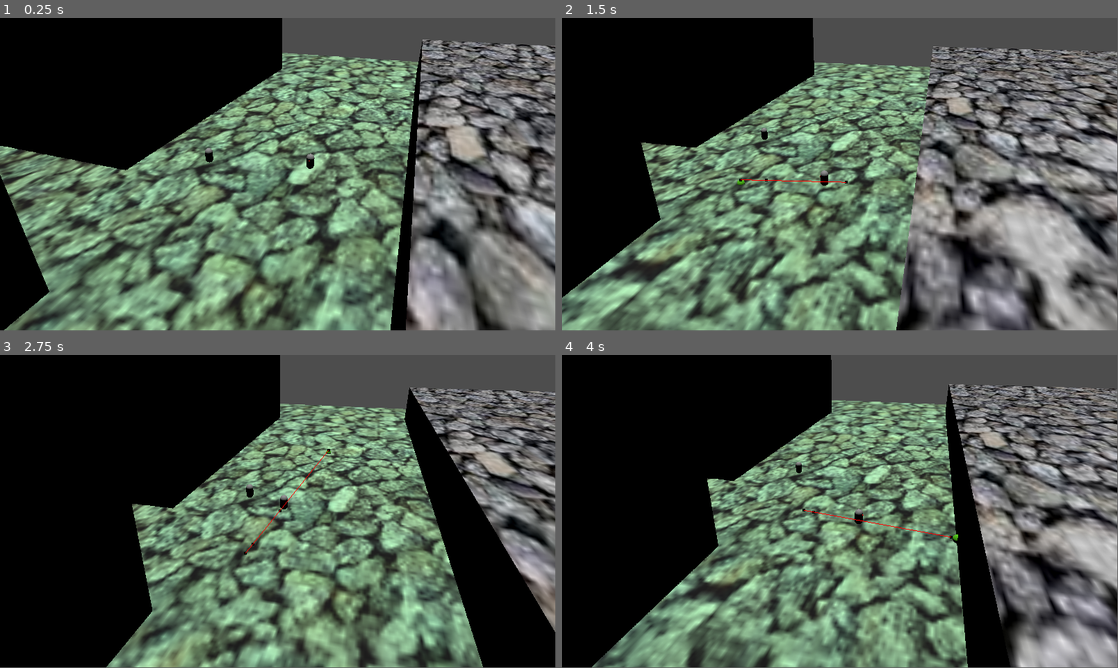
Above: before the commit, frames 1-4 (two rows, left to right).
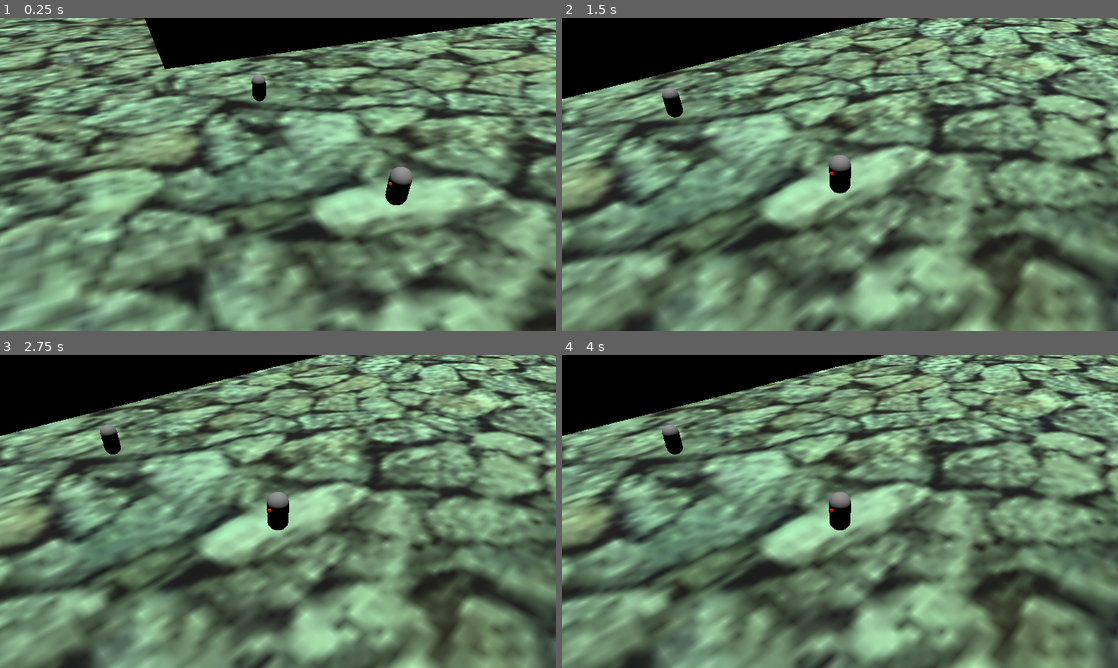
Above: after the commit, the same moments.

Repository: OLIWAPUNK/WSKAZEM
Game: Godot game, scene res://Scenes/World.tscn
Same seed, same stepped clock (60 frames per second), same inputs: the game is played once before the commit and once after it.
Inputs (mouse positions are in pixels of both pictures, inside the frame that each line leads up to):
- Up to frame 1 (0.25 s): no input
- Up to frame 2 (1.5 s): move the mouse to (962, 158) at 0.52 s; click (962, 158) at 0.6 s; move the mouse to (728, 190) at 1.27 s; click (728, 190) at 1.35 s
- Up to frame 3 (2.75 s): move the mouse to (333, 442) at 2.02 s; click (333, 442) at 2.1 s
- Up to frame 4 (4 s): move the mouse to (812, 574) at 2.77 s; click (812, 574) at 2.85 s; move the mouse to (1006, 558) at 3.52 s; click (1006, 558) at 3.6 s
The window is 799x449 before the commit and 800x450 after it. Grey fills any space a smaller window leaves; there, only what the larger window draws over its background counts as a difference.

The runs differ from the first frame. In frame 1, 80% of the frame differs, in the area x 0-100%, y 0-100%; in frame 2, 78%; in frame 3, 80%; in frame 4, 79%.

Commit message:
UI beginigs

Diff:
--- /dev/null
+++ b/Scenes/GameUI.tscn
@@ -0,0 +1,17 @@
+[gd_scene format=3 uid="uid://df6xotx6mg1cf"]
+
+[node name="GameUI" type="Control" unique_id=254502312]
+layout_mode = 3
+anchors_preset = 15
+anchor_right = 1.0
+anchor_bottom = 1.0
+grow_horizontal = 2
+grow_vertical = 2
+
+[node name="CommunicationUI" type="MarginContainer" parent="." unique_id=1768874181]
+layout_mode = 1
+anchors_preset = 15
+anchor_right = 1.0
+anchor_bottom = 1.0
+grow_horizontal = 2
+grow_vertical = 2
--- a/Scenes/World.tscn
+++ b/Scenes/World.tscn
@@ -10,6 +10,7 @@
 [ext_resource type="PackedScene" uid="uid://dnssxr77f7rrc" path="res://Scenes/DebugUI.tscn" id="7_y7y61"]
 [ext_resource type="Script" uid="uid://dkjeyybq2qp35" path="res://Scripts/NavigationManager.gd" id="8_kn06e"]
 [ext_resource type="Script" uid="uid://bbmr8kjalksas" path="res://Scripts/Traits/Clickable.gd" id="8_q2d71"]
+[ext_resource type="PackedScene" uid="uid://df6xotx6mg1cf" path="res://Scenes/GameUI.tscn" id="10_7yo87"]
 
 [sub_resource type="NavigationMesh" id="NavigationMesh_45d1s"]
 vertices = PackedVector3Array(-99.5, 0.49782372, -77, -88.25, 0.49782372, -76.75, -88, 0.49782372, -78.5, -99.5, 0.4978 …(3419 unchanged characters)…
@@ -101,7 +102,7 @@
 
 [node name="CameraZone" parent="CameraNode/CameraZoneManager" unique_id=1317301323 instance=ExtResource("5_y7y61")]
 visible = false
-camera_offset = Vector3(10, 20, 40)
+camera_offset = Vector3(10, 10, 10)
 smoothing = 3
 forward_angle = 90.0
 
@@ -180,6 +181,8 @@
 
 [node name="DebugUI" parent="." unique_id=1958388161 instance=ExtResource("7_y7y61")]
 
+[node name="GameUI" parent="." unique_id=254502312 instance=ExtResource("10_7yo87")]
+
 [node name="NpcTree" type="Node" parent="." unique_id=1592381096]
 
 [node name="NPC_Test" type="Area3D" parent="NpcTree" unique_id=1974575869]
--- a/project.godot
+++ b/project.godot
@@ -22,6 +22,11 @@
 [autoload]
 
 Global="*uid://dfx5mnynjce4c"
+
+[display]
+
+window/stretch/mode="viewport"
+window/stretch/aspect="expand"
 
 [gdunit4]
 
@@ -69,3 +74,7 @@
 "events": [Object(InputEventKey,"resource_local_to_scene":false,"resource_name":"","device":-1,"window_id":0,"alt_press …(195 unchanged characters)…
 ]
 }
+
+[rendering]
+
+textures/canvas_textures/default_texture_filter=0
